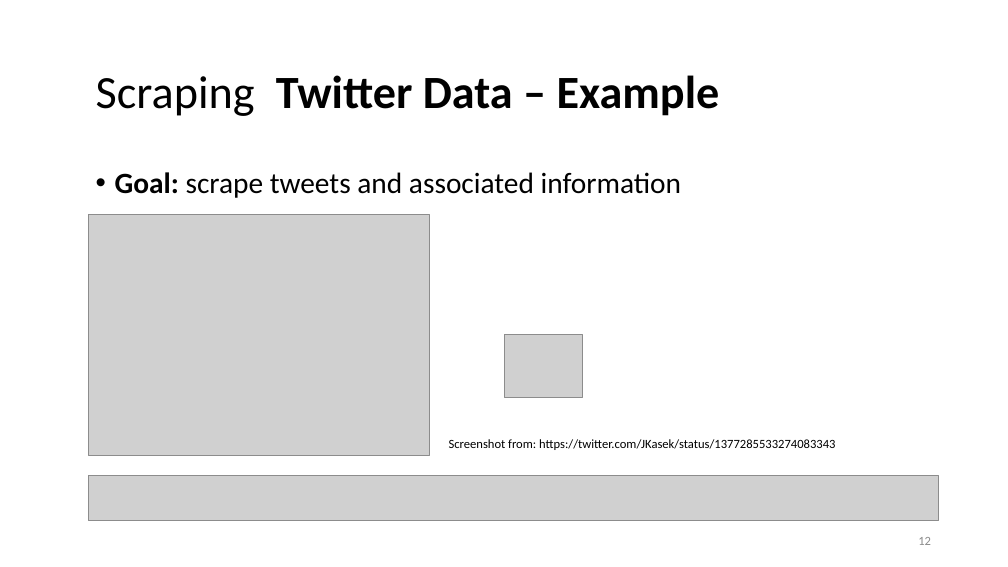
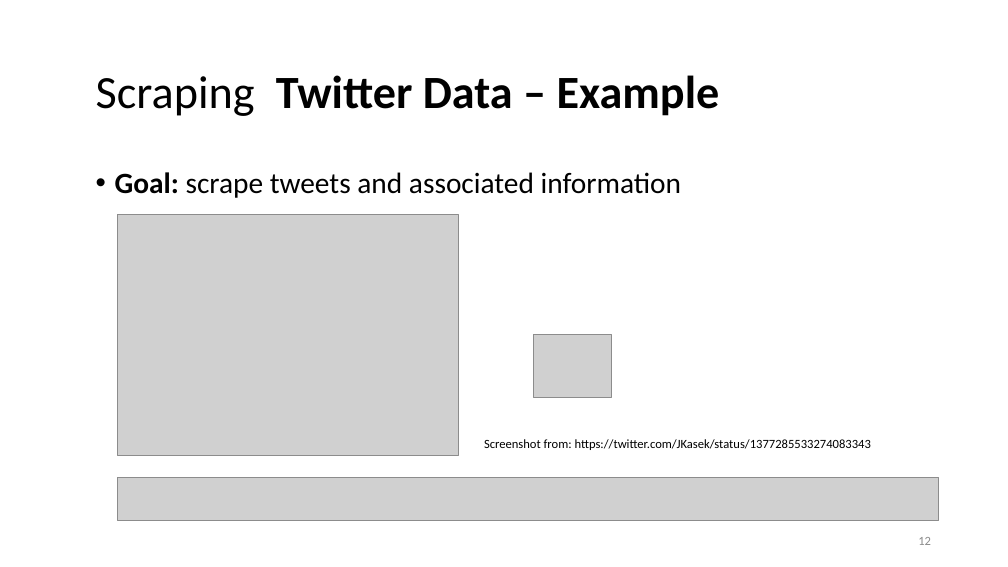
Before and after one commit to lisa-wm/consulting, a slide deck: slide 12 of 5_seminar/Contents_Part_02/slides/slides_II_1.pptx. Drawn at 1008x567 pixels with LibreOffice and Linux fonts; fonts in the diff are those of the drawing; grey boxes stand for pictures. Boxes give left, top, right and bottom in pixels: in the first picture for what was removed or moved away, otherwise in the second. Text is boxed around its words. In the diff, an @@ line names an element or a change of style, - is before the commit and + after.

```diff
--- a/5_seminar/Contents_Part_02/slides/slides_II_1.pptx
+++ b/5_seminar/Contents_Part_02/slides/slides_II_1.pptx
@@ picture: place and size @@
-picture at [88, 215, 430, 455]
+picture at [117, 215, 458, 455]
@@ picture: place and size @@
-picture at [504, 334, 582, 397]
+picture at [534, 334, 612, 397]
@@ text "Screenshot from: https://twitter.com/JKasek/status/137728553 ...": place and size @@
-text "Screenshot from: https://twitter.com/JKasek/status/137728553 ..." at [449, 439, 835, 450]
+text "Screenshot from: https://twitter.com/JKasek/status/137728553 ..." at [484, 439, 871, 450]
@@ picture: place and size @@
-picture at [88, 476, 939, 520]
+picture at [117, 477, 938, 520]
```
Also in this commit, not shown: 13 other slides changed, 1 slide added, 1 slide removed, 4 other files.
